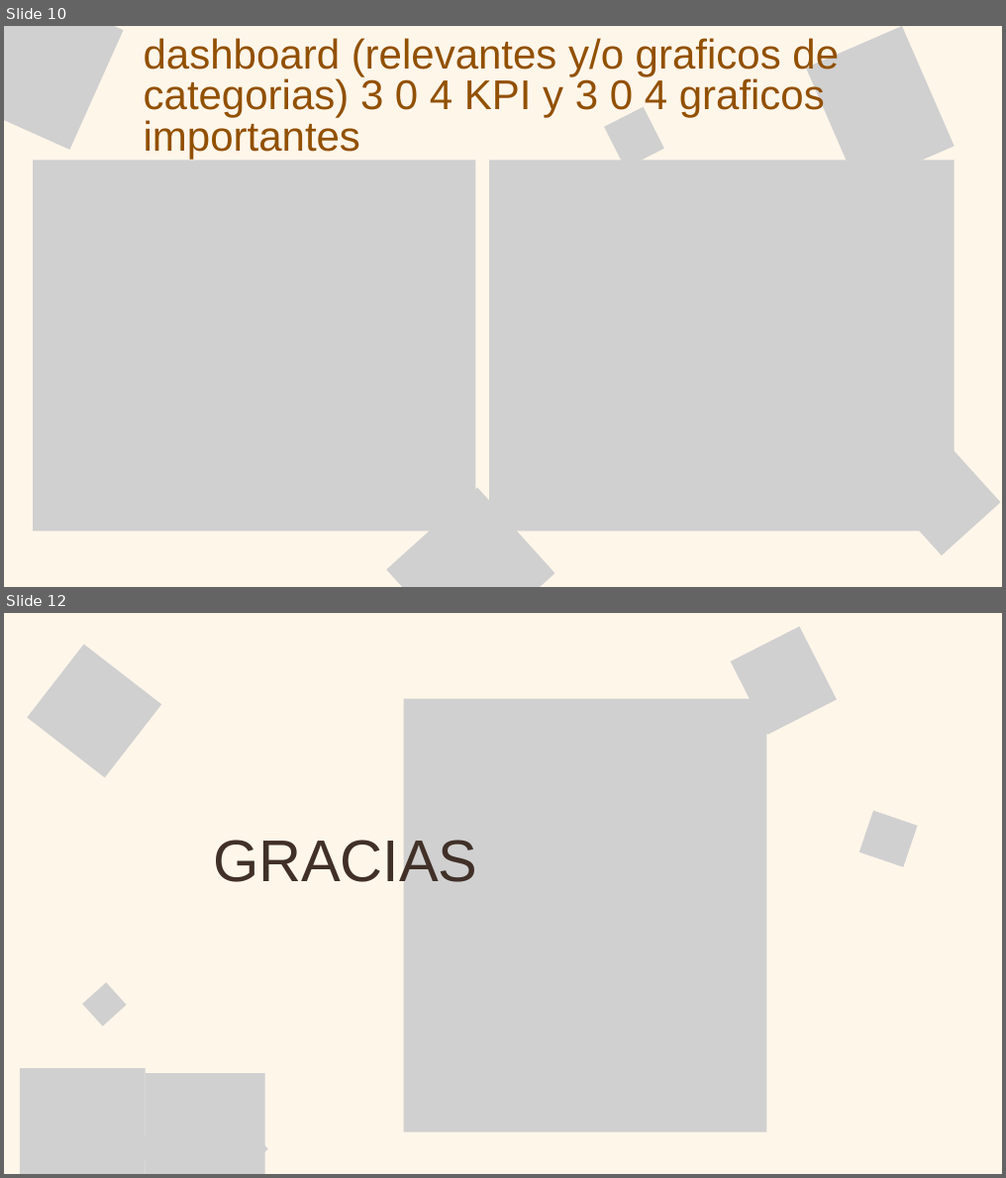
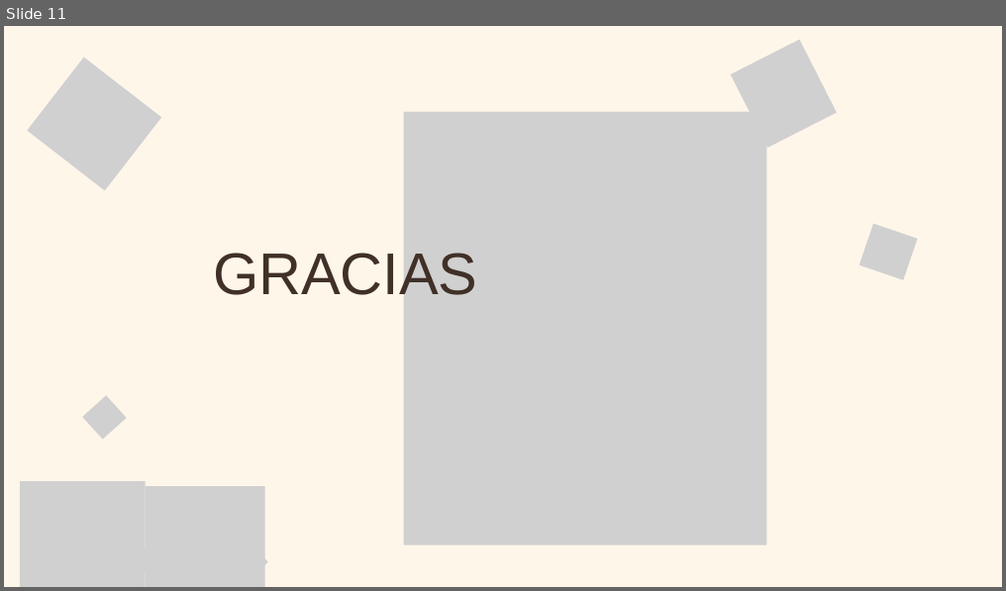
Before and after one commit to JavieraFuenzalidaI/Evaluacion3, a slide deck: PresentaciónEv3.pptx. Shown one above the other, each under a label of ours: slides 10 and 12 before the commit, slide 11 after it; the slides between them are not shown. The pictures are 1006x1178 and 1006x591 pixels, drawn with LibreOffice and Linux fonts; fonts in the diff are those of the drawing; grey boxes stand for pictures. Boxes give left, top, right and bottom in pixels: in the first picture for what was removed or moved away, otherwise in the second. Text is boxed around its words. In the diff, an @@ line names an element or a change of style, - is before the commit and + after.

```diff
--- a/PresentaciónEv3.pptx
+++ b/PresentaciónEv3.pptx
@@ slide 10 removed at bbox=[4, 26, 1002, 587], background #FFF6EA @@
@@ picture removed at bbox=[4, 26, 123, 150] @@
@@ text removed at bbox=[144, 38, 839, 159] @@
-dashboard (relevantes y/o graficos de categorias) 3 0 4 KPI y 3 0 4 graficos importantes
@@ picture removed at bbox=[806, 26, 954, 187] @@
@@ picture removed at bbox=[604, 107, 664, 169] @@
@@ picture removed at bbox=[33, 161, 475, 532] @@
@@ picture removed at bbox=[489, 161, 954, 532] @@
@@ picture removed at bbox=[40, 260, 103, 324] @@
@@ picture removed at bbox=[891, 447, 1000, 556] @@
@@ picture removed at bbox=[386, 487, 554, 587] @@
@@ what was slide 12 is now slide 11 @@
```
Also in this commit, not shown: 4 slides changed, 6 slides added, 6 other slides removed.
